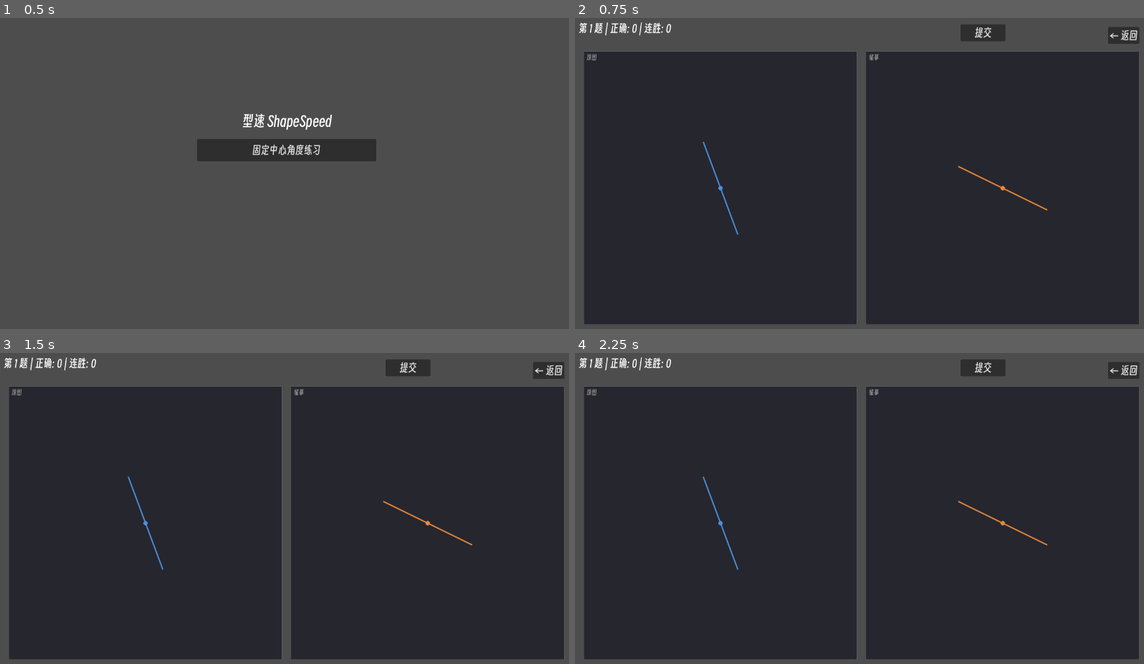
Above: before the commit, frames 1-4 (two rows, left to right).
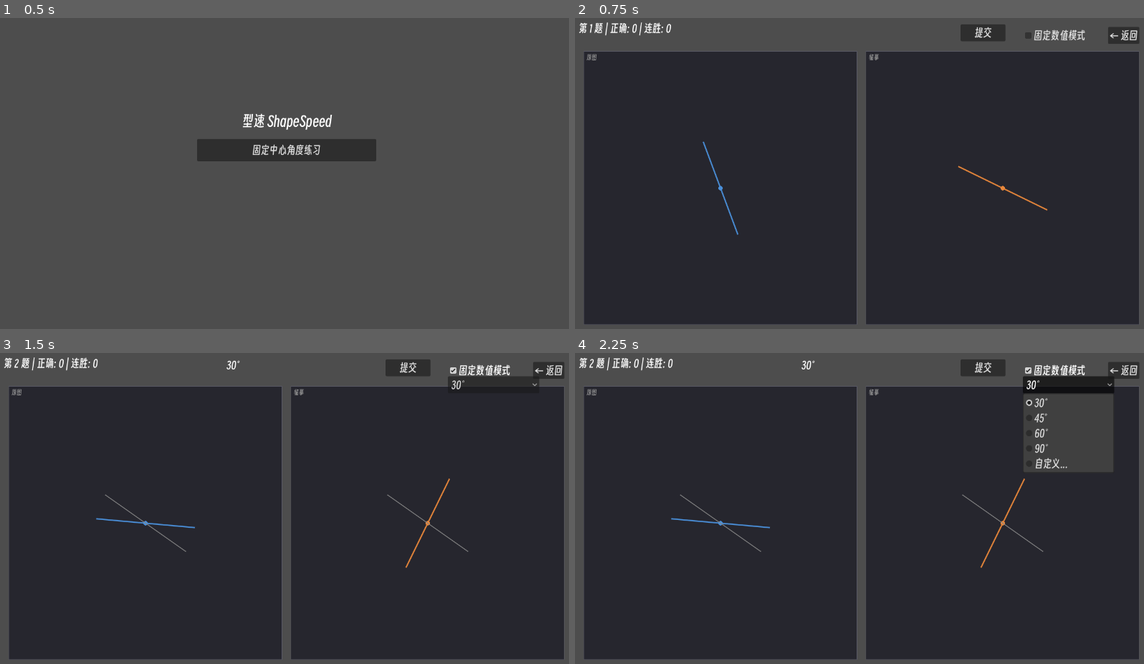
Above: after the commit, the same moments.

Repository: Andl-Liu/ShapeSpeed
Game: Godot game, scene res://src/scenes/menu.tscn
The game is run twice, just before and just after one commit, with the same random seed, the same clock (stepped at 60 frames per second) and the same inputs.
Inputs (mouse positions are in pixels of both pictures, inside the frame that each line leads up to):
- Up to frame 1 (0.5 s): no input
- Up to frame 2 (0.75 s): click "固定中心角度练习" at 0.5 s
- Up to frame 3 (1.5 s): click (495, 371) at 1.25 s, where only the run after the commit has a clickable "固定数值模式"
- Up to frame 4 (2.25 s): click (1070, 384) at 2 s, where only the run after the commit has a clickable "30°"

Frame 1 is identical in both runs. In frame 2, 0.2% of the frame differs, in the area x 79-90%, y 3-8%; in frame 3, 1.6%; in frame 4, 5.7%, in the area x 2-95%, y 1-70%.

Commit message:
新增了中心固定的角度练习的固定数值模式

Diff:
--- a/project.godot
+++ b/project.godot
@@ -12,7 +12,7 @@
 
 config/name="ShapeSpeed"
 run/main_scene="res://src/scenes/menu.tscn"
-config/features=PackedStringArray("4.6", "GL Compatibility")
+config/features=PackedStringArray("4.7", "GL Compatibility")
 config/icon="res://icon.svg"
 
 [autoload]
--- a/src/exercises/angle_fixed_center_exercise.gd
+++ b/src/exercises/angle_fixed_center_exercise.gd
@@ -124,7 +124,7 @@
 		"color": color_target,
 	})
 
-	# 固定角度模式：辅助线 + 角度弧线
+	# 固定角度模式：辅助线
 	if is_fixed_angle_mode:
 		var aux_ep := _angle_to_endpoints(_aux_line_angle_deg, line_length)
 		data.append({
@@ -135,14 +135,6 @@
 			"width": line_width_aux,
 			"dashed": true,
 		})
-		data.append({
-			"type": "angle_arc",
-			"center": center,
-			"radius": Settings.CANVAS.angle_arc_radius,
-			"from_angle_deg": _target_angle_deg,
-			"to_angle_deg": _aux_line_angle_deg,
-			"color": color_auxiliary,
-		})
 
 	return data
 
@@ -199,3 +191,13 @@
 	_user_angle_deg += delta_angle_deg
 	_user_angle_deg = MathUtils.normalize_angle_deg(_user_angle_deg)
 	geometry_changed.emit()
+
+
+# ── 固定数值模式 ──
+
+func has_fixed_value_mode() -> bool:
+	return true
+
+## 返回固定角度模式下的预设角度选项（度）
+func get_fixed_value_options() -> Array:
+	return [30.0, 45.0, 60.0, 90.0]
--- a/src/exercises/base_exercise.gd
+++ b/src/exercises/base_exercise.gd
@@ -40,6 +40,14 @@
 
 # 子类可选覆盖的方法
 
+## 是否有固定数值模式（如固定角度、固定长度等）
+func has_fixed_value_mode() -> bool:
+	return false
+
+## 返回固定数值模式下的预设选项列表
+func get_fixed_value_options() -> Array:
+	return []
+
 func get_interaction_mode() -> InteractionMode:
 	return InteractionMode.ROTATION
 
--- a/src/main.gd
+++ b/src/main.gd
@@ -20,6 +20,12 @@
 var _original_rect := Rect2()
 var _copy_rect := Rect2()
 
+## 固定数值模式 UI 状态
+var _fixed_value_mode_enabled: bool = false
+var _selected_fixed_value: float = 0.0
+var _is_custom_value: bool = false
+var _custom_value_text: String = ""
+
 
 # ── 子节点引用 ──
 
@@ -27,6 +33,10 @@
 @onready var _hint_label: Label = $UI/HintLabel
 @onready var _score_label: Label = $UI/ScoreLabel
 @onready var _back_btn: Button = $UI/BackBtn
+
+@onready var _fixed_checkbox: CheckBox = $UI/FixedValueCheckBox
+@onready var _fixed_dropdown: OptionButton = $UI/FixedValueDropdown
+@onready var _fixed_custom_input: LineEdit = $UI/FixedValueCustomInput
 
 
 # ── 生命周期 ──
@@ -39,6 +49,11 @@
 
 	_submit_btn.pressed.connect(_on_submit_pressed)
 	_back_btn.pressed.connect(_on_back_pressed)
+
+	# 固定数值模式 UI 连接
+	_fixed_checkbox.toggled.connect(_on_fixed_value_checkbox_toggled)
+	_fixed_dropdown.item_selected.connect(_on_fixed_value_dropdown_selected)
+	_fixed_custom_input.text_submitted.connect(_on_fixed_value_custom_submitted)
 
 	# 启动第一题
 	GameManager.start_new_exercise()
@@ -123,14 +138,6 @@
 				var r: float = item["radius"] * scale_current
 				draw_circle(c, r, color)
 
-			"angle_arc":
-				# 角度弧线（固定角度模式可用）
-				var c: Vector2 = _logical_to_screen(item["center"], area_center, logical_center, scale_current)
-				var r: float = item["radius"] * scale_current
-				var from_rad: float = deg_to_rad(-item["from_angle_deg"])
-				var to_rad: float = deg_to_rad(-item["to_angle_deg"])
-				draw_arc(c, r, from_rad, to_rad, 32, color, 1.5, true)
-
 
 func _logical_to_screen(logical_pos: Vector2, area_center: Vector2, logical_center: Vector2, scale_current: float) -> Vector2:
 	# 1. 计算相对于逻辑中心的偏移
@@ -198,6 +205,9 @@
 		GameManager.get_streak(),
 	]
 
+	# 固定数值模式 UI 更新
+	_update_fixed_value_ui()
+
 	queue_redraw()
 
 
@@ -245,3 +255,124 @@
 		BaseExercise.Rating.PERFECT:  return "完美"
 		BaseExercise.Rating.PASS:     return "过关"
 		_:                            return "继续练习"
+
+
+# ── 固定数值模式 UI 逻辑 ──
+
+## 根据当前练习更新固定数值模式相关的 UI 可见性和状态
+func _update_fixed_value_ui() -> void:
+	if not _exercise:
+		return
+
+	if _exercise.has_fixed_value_mode():
+		_fixed_checkbox.visible = true
+		_fixed_checkbox.button_pressed = _fixed_value_mode_enabled
+
+		if _fixed_value_mode_enabled:
+			_populate_fixed_value_dropdown()
+			_fixed_dropdown.visible = true
+			_restore_dropdown_selection()
+		else:
+			_fixed_dropdown.visible = false
+			_fixed_custom_input.visible = false
+	else:
+		_fixed_checkbox.visible = false
+		_fixed_dropdown.visible = false
+		_fixed_custom_input.visible = false
+
+
+## 用练习返回的预设选项填充下拉菜单（末尾追加"自定义..."）
+func _populate_fixed_value_dropdown() -> void:
+	_fixed_dropdown.clear()
+	var options: Array = _exercise.get_fixed_value_options()
+	for value in options:
+		_fixed_dropdown.add_item("%d°" % int(value))
+	_fixed_dropdown.add_item("自定义...")
+
+
+## 根据当前选中的值恢复下拉菜单的选中项
+func _restore_dropdown_selection() -> void:
+	if _is_custom_value:
+		_fixed_dropdown.select(_fixed_dropdown.item_count - 1)  # 最后一项 = "自定义..."
+		_fixed_custom_input.visible = true
+		_fixed_custom_input.text = _custom_value_text
+		return
+
+	var options: Array = _exercise.get_fixed_value_options()
+	for i in range(options.size()):
+		if abs(options[i] - _selected_fixed_value) < 0.01:
+			_fixed_dropdown.select(i)
+			_fixed_custom_input.visible = false
+			return
+
+	# 未匹配到预设值，默认选第一个
+	if options.size() > 0:
+		_selected_fixed_value = options[0]
+		_fixed_dropdown.select(0)
+	_fixed_custom_input.visible = false
+
+
+## 固定数值模式复选框切换
+func _on_fixed_value_checkbox_toggled(checked: bool) -> void:
+	_fixed_value_mode_enabled = checked
+
+	if checked:
+		if _exercise and _exercise.has_fixed_value_mode():
+			_populate_fixed_value_dropdown()
+			_fixed_dropdown.visible = true
+
+			# 首次打开时默认选中第一个预设值
+			var options: Array = _exercise.get_fixed_value_options()
+			if _selected_fixed_value == 0.0 and options.size() > 0:
+				_selected_fixed_value = options[0]
+			_restore_dropdown_selection()
+
+			_regenerate_with_fixed_value()
+	else:
+		_fixed_dropdown.visible = false
+		_fixed_custom_input.visible = false
+		_is_custom_value = false
+		_regenerate_without_fixed_value()
+
+
+## 固定数值下拉菜单选择变更
+func _on_fixed_value_dropdown_selected(index: int) -> void:
+	var item_text: String = _fixed_dropdown.get_item_text(index)
+
+	if item_text == "自定义...":
+		_is_custom_value = true
+		_fixed_custom_input.visible = true
+		_fixed_custom_input.text = _custom_value_text
+		_fixed_custom_input.grab_focus()
+	else:
+		_is_custom_value = false
+		_fixed_custom_input.visible = false
+		# 从 "30°" 格式中解析数值
+		var value_str: String = item_text.replace("°", "")
+		_selected_fixed_value = float(value_str)
+		_regenerate_with_fixed_value()
+
+
+## 自定义数值输入框回车提交
+func _on_fixed_value_custom_submitted(text: String) -> void:
+	if text.is_valid_float():
+		_selected_fixed_value = text.to_float()
+		_custom_value_text = text
+		_regenerate_with_fixed_value()
+
+
+## 以当前选中的固定数值重新生成练习
+func _regenerate_with_fixed_value() -> void:
+	GameManager.session_options = {
+		"is_fixed_angle_mode": true,
+		"fixed_angle_value_deg": _selected_fixed_value,
+	}
+	GameManager.start_new_exercise()
+
+
+## 关闭固定数值模式，重新生成普通练习
+func _regenerate_without_fixed_value() -> void:
+	GameManager.session_options = {
+		"is_fixed_angle_mode": false,
+	}
+	GameManager.start_new_exercise()
--- a/src/scenes/main.tscn
+++ b/src/scenes/main.tscn
@@ -33,6 +33,38 @@
 theme_override_font_sizes/font_size = 24
 text = "总分: 0"
 
+[node name="FixedValueCheckBox" type="CheckBox" parent="UI" unique_id=2938475610]
+visible = false
+anchor_left = 1.0
+anchor_right = 1.0
+offset_left = -280.0
+offset_top = 20.0
+offset_right = -76.0
+offset_bottom = 48.0
+grow_horizontal = 0
+text = "固定数值模式"
+
+[node name="FixedValueDropdown" type="OptionButton" parent="UI" unique_id=3847561092]
+visible = false
+anchor_left = 1.0
+anchor_right = 1.0
+offset_left = -280.0
+offset_top = 52.0
+offset_right = -76.0
+offset_bottom = 80.0
+grow_horizontal = 0
+
+[node name="FixedValueCustomInput" type="LineEdit" parent="UI" unique_id=4756109283]
+visible = false
+anchor_left = 1.0
+anchor_right = 1.0
+offset_left = -280.0
+offset_top = 86.0
+offset_right = -76.0
+offset_bottom = 114.0
+grow_horizontal = 0
+placeholder_text = "输入自定义角度..."
+
 [node name="BackBtn" type="Button" parent="UI" unique_id=1584017154]
 anchors_preset = -1
 anchor_left = 1.0
